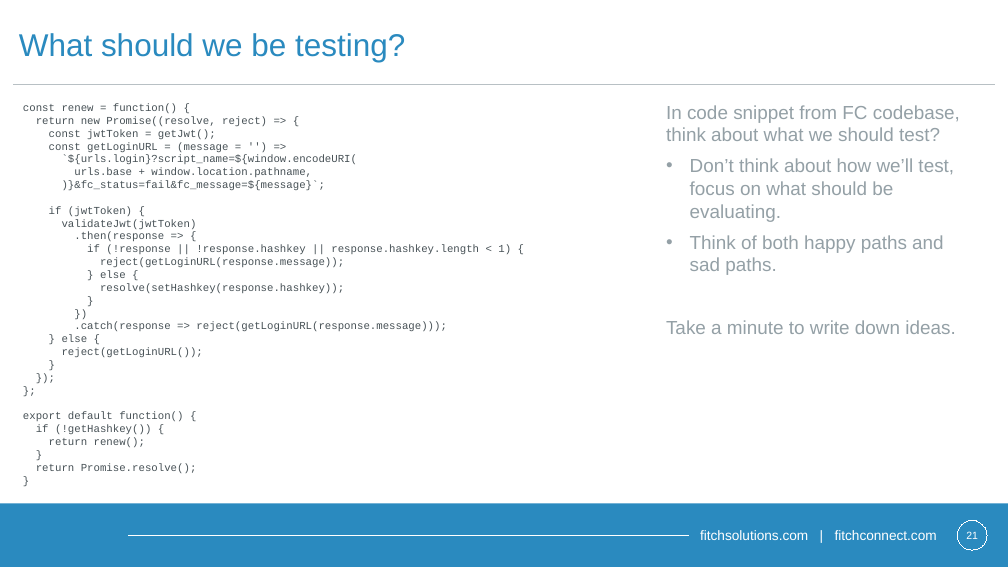
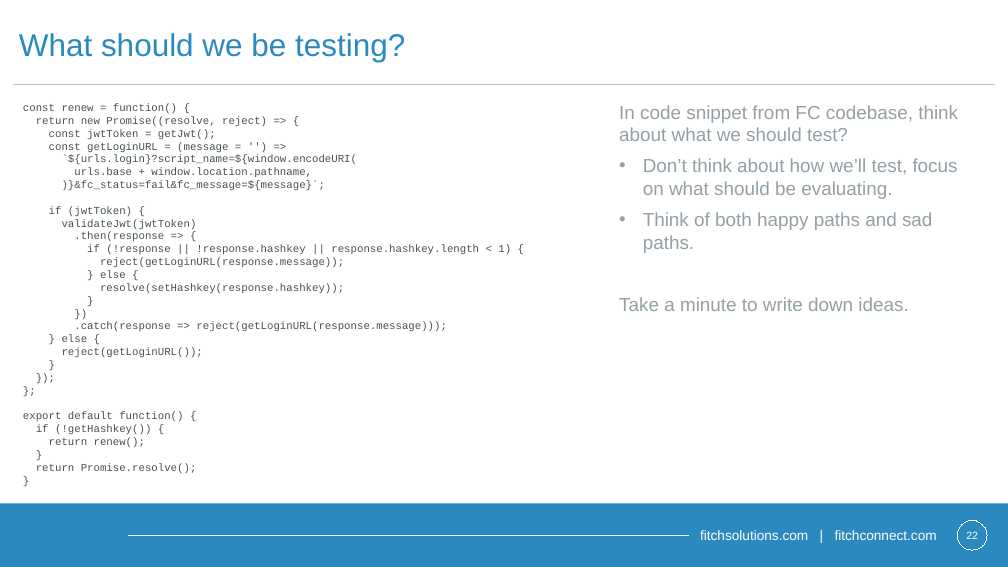
Before and after one commit to Contrapuntist/jesttutorial, a slide deck: slide 22 of presentation/unittestingintro.pptx (slide 21 before the commit). Drawn at 1008x567 pixels with LibreOffice and Linux fonts; fonts in the diff are those of the drawing; background and template pictures are left out. Boxes give left, top, right and bottom in pixels: in the first picture for what was removed or moved away, otherwise in the second. Text is boxed around its words. In the diff, an @@ line names an element or a change of style, - is before the commit and + after.

```diff
--- a/presentation/unittestingintro.pptx
+++ b/presentation/unittestingintro.pptx
@@ text "In code snippet from FC ..." rewrapped from (x1=666, y1=105, x2=960, y2=334) to (x1=619, y1=105, x2=958, y2=311) @@
@@ page number at (x1=966, y1=531, x2=978, y2=539): text changed @@
-21
+22
```
Also in this commit, not shown: 13 other slides changed, 3 slides added, 23 slides removed, 9 other files.
